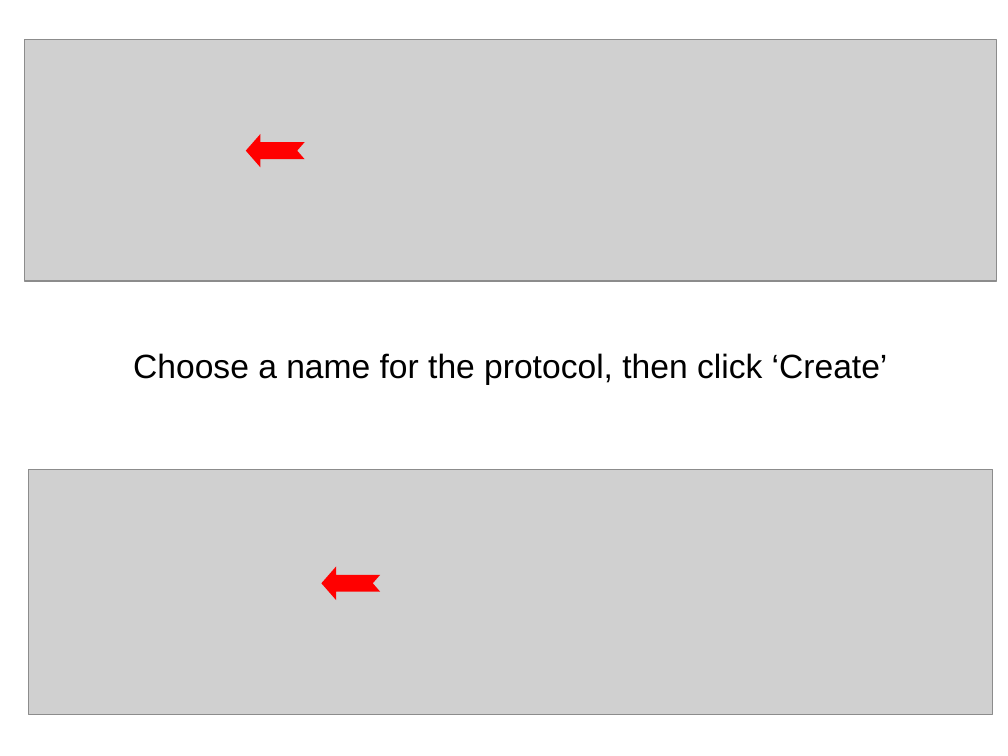
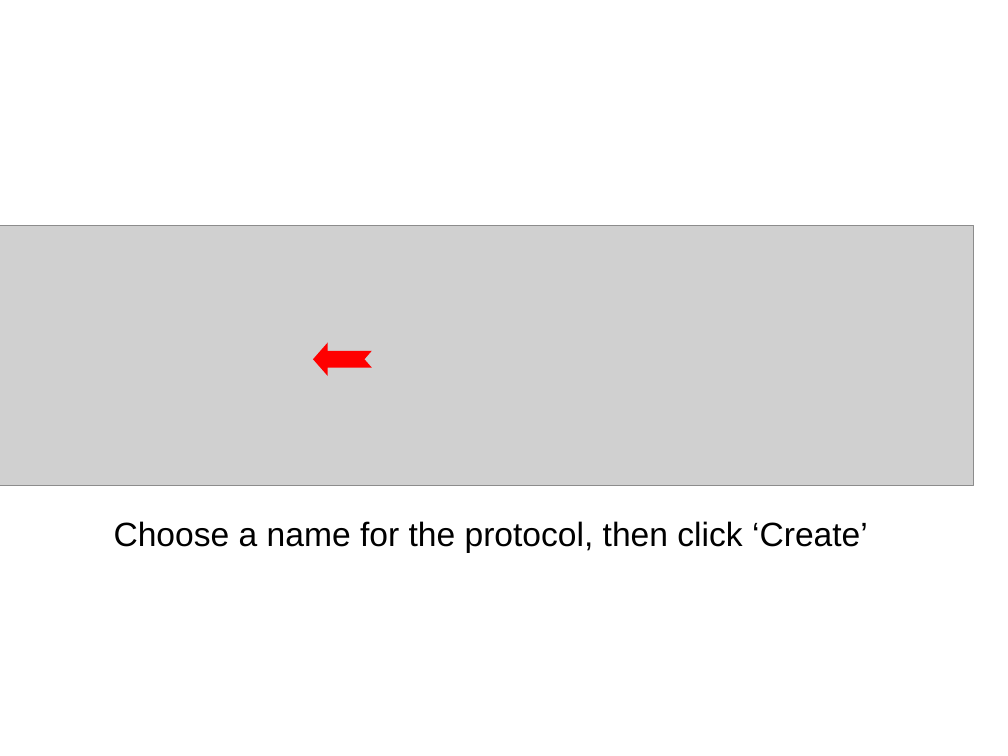
Before and after one commit to modENCODE-DCC/www, a slide deck: slide 2 of wiki_uploads/new_protocol_howto.ppt. Drawn at 1008x756 pixels with LibreOffice and Linux fonts; fonts in the diff are those of the drawing; grey boxes stand for pictures. Boxes give left, top, right and bottom in pixels: in the first picture for what was removed or moved away, otherwise in the second. Text is boxed around its words. In the diff, an @@ line names an element or a change of style, - is before the commit and + after.

```diff
--- a/wiki_uploads/new_protocol_howto.ppt
+++ b/wiki_uploads/new_protocol_howto.ppt
@@ picture resized from (x1=24, y1=39, x2=997, y2=281) to (x1=0, y1=225, x2=974, y2=486) @@
@@ freeform shape moved from (x1=246, y1=134, x2=304, y2=167) to (x1=313, y1=343, x2=372, y2=376) @@
@@ picture removed at (x1=28, y1=469, x2=993, y2=714) @@
@@ text "Choose a name for the ..." moved from (x1=133, y1=353, x2=888, y2=385) to (x1=114, y1=521, x2=868, y2=553) @@
@@ freeform shape removed at (x1=322, y1=566, x2=380, y2=600) @@
```
Also in this commit, not shown: 3 other slides changed.
